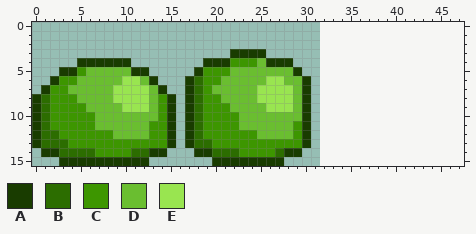
Pixel-art sprite, stored at assets/Slime.png. Above is the file before it was changed.
The file is 32x16 pixels. The old version is drawn lined up with the new one, on the new canvas.
Palette (. is transparent): A #193c00  B #2c6d00  C #3d9600  D #6abe30  E #99e550
Pixels before, first column x 0:
 3 ......................AAAA.....
 4 .....AAAAAA........AAACCCDAAA..
 5 ...AACDDDDDAA.....ACCCDDDDDDDA.
 6 ..ACCDDDDDEEDA...ABCCDDDDDEEDDA
 7 .ACCDDDDDEEEEDA..ABCDDDDDEEEEDA
 8 ABCCCDDDDEEEEDCA.ABCCDDDDEEEEDA
 9 ABCCCCDDDDEEEDCA.ABCCCDDDDEEEDA
10 ABCCCCCDDDDDDDCA.ABCCCCDDDDDDDA
11 ABCCCCCDDDDDDCCA.ABCCCCDDDDDDCA
12 ABBCCCCCCDDDDCCA.ABCCCCCCDDDDCA
13 ABBBCCCCCCCCCCCA.ABBCCCCCCCCCCA
14 .AABBBBCCCCBBAA...AABBBCCCCBAA.
15 ...AAAAAAAAAA.......AAAAAAAA...
After:
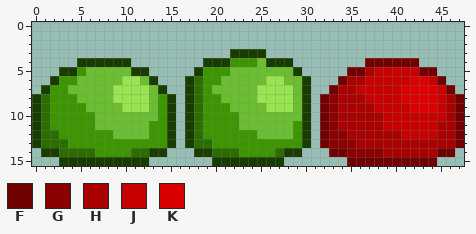
Colours new in this view: F #710000  G #8b0000  H #a90000  J #c70000  K #da0000
Diff:
canvas 32x16 -> 48x16
The author put colour F in row 4 at x 37 to 42; in row 5 at x 35 to 36 and 43 to 44; in row 6 at x 34 and 45; in row 7 at x 33 and 46; in rows 8 to 13 at x 32 and 47; in row 14 at x 33 to 34 and 45 to 46.
The author put colour F in row 15 at x 35 to 44.
The author put colour G in rows 8 to 11 at x 33; in row 12 at x 33 to 34; in row 13 at x 33 to 35; in row 14 at x 35 to 38.
The author put colour H in row 5 at x 37; in row 6 at x 35 to 36; in row 7 at x 34 to 35; in row 8 at x 34 to 36 and 46; in row 9 at x 34 to 37 and 46; in row 10 at x 34 to 38 and 46.
The author put colour H in row 11 at x 34 to 38 and 45 to 46; in row 12 at x 35 to 40 and 45 to 46; in row 13 at x 36 to 46; in row 14 at x 39 to 44.
The author put colour J in row 5 at x 38 to 42; in row 6 at x 37 to 41 and 44; in row 7 at x 36 to 40 and 45; in row 8 at x 37 to 40 and 45; in row 9 at x 38 to 41 and 45; in row 10 at x 39 to 45.
The author put colour J in row 11 at x 39 to 44; in row 12 at x 41 to 44.
The author put colour K in row 6 at x 42 to 43; in rows 7 to 8 at x 41 to 44; in row 9 at x 42 to 44.
